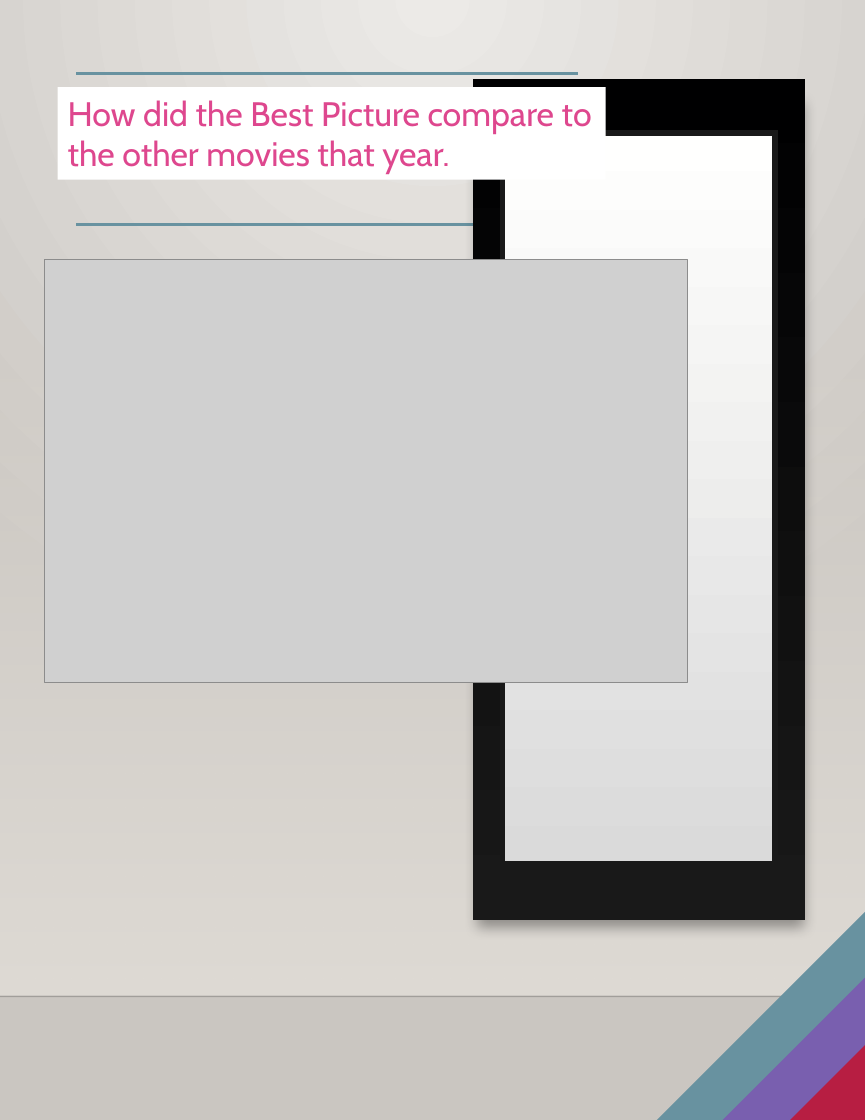
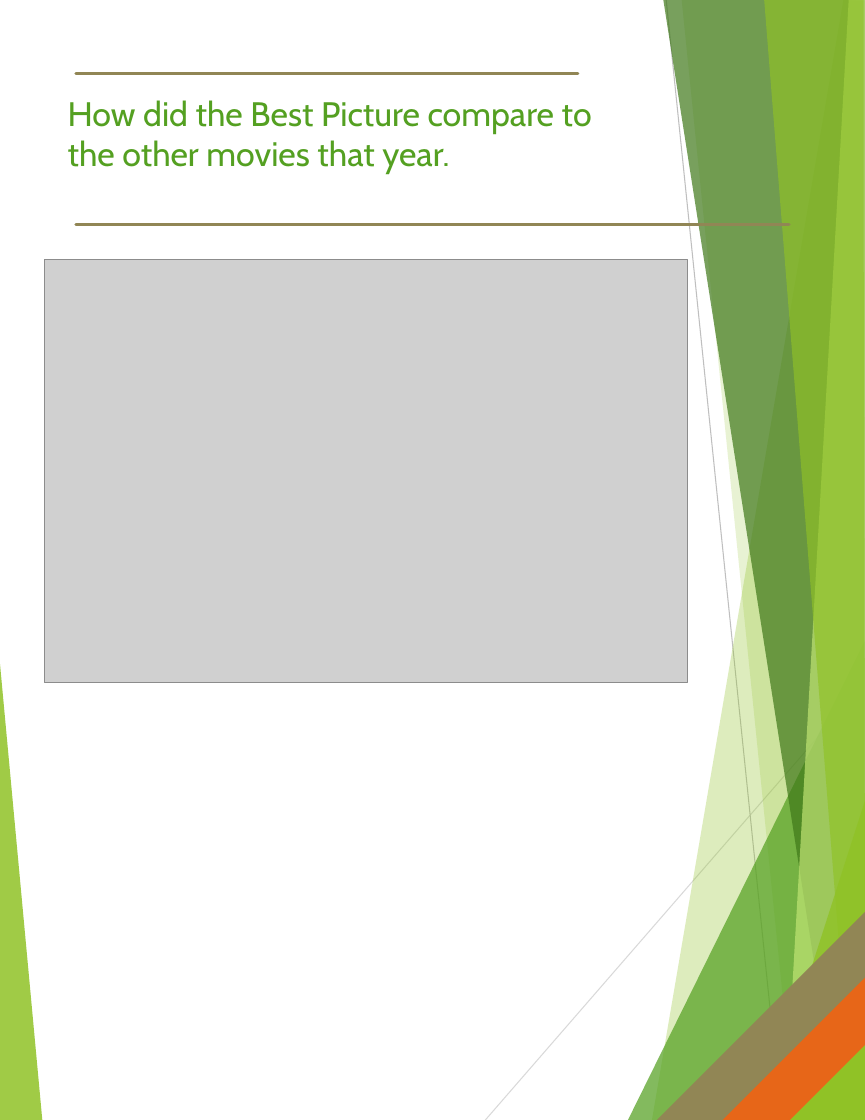
Before and after one commit to newton1021/project1, a slide deck: slide 9 of ANALYZING THE OSCARS.pptx (slide 11 before the commit). Drawn at 865x1120 pixels with LibreOffice and Linux fonts; fonts in the diff are those of the drawing; grey boxes stand for pictures; background and template pictures are left out. Boxes give left, top, right and bottom in pixels: in the first picture for what was removed or moved away, otherwise in the second. Text is boxed around its words. In the diff, an @@ line names an element or a change of style, - is before the commit and + after.

```diff
--- a/ANALYZING THE OSCARS.pptx
+++ b/ANALYZING THE OSCARS.pptx
@@ background gradient #ECEAE7 to #CAC7C1 to #FFFFFF @@
@@ text "How did the Best Picture ..." moved from (x1=58, y1=88, x2=607, y2=180) to (x1=68, y1=100, x2=592, y2=174) @@
@@ text "How did the Best Picture ..." at (x1=68, y1=100, x2=592, y2=174): text colour #DE478E to #54A021 @@
@@ line (578, 73) - (76, 73): stroke #6892A0 2.25 pt to #918655 2.25 pt @@
@@ rectangle removed at (x1=472, y1=78, x2=804, y2=919) @@
@@ rectangle removed at (x1=503, y1=132, x2=775, y2=863) @@
@@ line (789, 224) - (76, 224): stroke #6892A0 2.25 pt to #918655 2.25 pt @@
@@ rectangle removed at (x1=0, y1=329, x2=865, y2=994) @@
@@ group added at (x1=0, y1=0, x2=865, y2=1120): 8 freeform shapes, 2 lines @@
@@ right triangle at (x1=657, y1=912, x2=865, y2=1119): fill #6892A0 to #918655 @@
@@ right triangle at (x1=723, y1=975, x2=865, y2=1119): fill #795FAF to #E76618 @@
@@ line removed from (0, 996) to (865, 996) @@
@@ right triangle at (x1=791, y1=1042, x2=865, y2=1119): fill #B71E42 to #90C226 @@
```
Also in this commit, not shown: 8 other slides changed, 5 slides removed.
